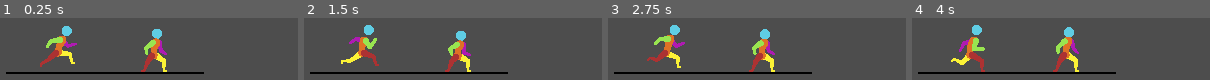
Above: before the commit, frames 1-4 (left to right).
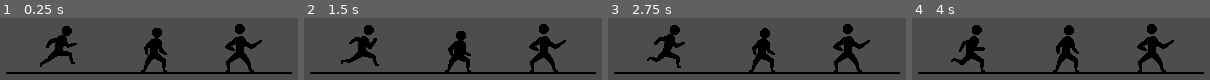
Above: after the commit, the same moments.

Repository: Paraldos/stickfigure
Game: Godot game, scene res://world.tscn
Two runs of this game, one before a commit and one after it. Both use one fixed random seed, a clock stepped at 60 frames per second and the inputs below.
Inputs:
- Up to frame 1 (0.25 s): no input
- Up to frame 2 (1.5 s): no input
- Up to frame 3 (2.75 s): no input
- Up to frame 4 (4 s): no input

The runs differ from the first frame. In frame 1, 9.7% of the frame differs, in the area x 13-98%, y 9-91%; in frame 2, 9.6%; in frame 3, 9.7%; in frame 4, 10%.

Commit message:
punch animation

Diff:
--- a/stickman.gd
+++ b/stickman.gd
@@ -1,13 +1,15 @@
 extends Node2D
 
-enum Anim {IDLE, RUN}
+enum Anim {IDLE, RUN, PUNCH}
 @onready var animation_player: AnimationPlayer = %AnimationPlayer
 
-@export var animation : Anim
+@export var play_animation : Anim
 
 func _ready() -> void:
-	match animation:
+	match play_animation:
 		Anim.IDLE:
 			animation_player.play("idle")
 		Anim.RUN:
 			animation_player.play("run")
+		Anim.PUNCH:
+			animation_player.play("punch")
--- a/stickman.tscn
+++ b/stickman.tscn
@@ -11,8 +11,8 @@
 point_count = 2
 
 [sub_resource type="Curve" id="Curve_svxu1"]
-_data = [Vector2(0, 1), 0.0, 0.0, 0, 0, Vector2(0.6, 0.7), 0.0, 0.0, 0, 0, Vector2(1, 0.8), 0.0, 0.0, 0, 0]
-point_count = 3
+_data = [Vector2(0, 1), 0.0, 0.0, 0, 0, Vector2(1, 0.7), 0.0, 0.0, 0, 0]
+point_count = 2
 
 [sub_resource type="Curve" id="Curve_novh3"]
 _data = [Vector2(0, 0.3), 0.0, 0.0, 0, 0, Vector2(1, 1), 0.0, 0.0, 0, 0]
@@ -34,7 +34,7 @@
 "times": PackedFloat32Array(0),
 "transitions": PackedFloat32Array(1),
 "update": 0,
-"values": [Vector2(0, 0)]
+"values": [Vector2(0, -2)]
 }
 tracks/1/type = "value"
 tracks/1/imported = false
@@ -58,7 +58,7 @@
 "times": PackedFloat32Array(0),
 "transitions": PackedFloat32Array(1),
 "update": 0,
-"values": [PackedVector2Array(10, 12, 6, 8, 0, 0)]
+"values": [PackedVector2Array(10, 12, 6, 8, 3, 0)]
 }
 tracks/3/type = "value"
 tracks/3/imported = false
@@ -70,7 +70,7 @@
 "times": PackedFloat32Array(0),
 "transitions": PackedFloat32Array(1),
 "update": 0,
-"values": [PackedVector2Array(-10, 12, -10, 6, 0, 0)]
+"values": [PackedVector2Array(-10, 12, -10, 6, -3, -1)]
 }
 tracks/4/type = "value"
 tracks/4/imported = false
@@ -82,7 +82,7 @@
 "times": PackedFloat32Array(0),
 "transitions": PackedFloat32Array(1),
 "update": 0,
-"values": [PackedVector2Array(12, 30, 8, 30, 8, 20, -2, 14)]
+"values": [PackedVector2Array(11, 30, 8, 30, 8, 20, 0, 14)]
 }
 tracks/5/type = "value"
 tracks/5/imported = false
@@ -94,7 +94,7 @@
 "times": PackedFloat32Array(0),
 "transitions": PackedFloat32Array(1),
 "update": 0,
-"values": [PackedVector2Array(-14, 30, -12, 30, -8, 20, -2, 14)]
+"values": [PackedVector2Array(-14, 30, -12, 30, -8, 20, -4, 14)]
 }
 
 [sub_resource type="Animation" id="Animation_4cfxp"]
@@ -110,7 +110,7 @@
 "times": PackedFloat32Array(0, 0.5),
 "transitions": PackedFloat32Array(1, 1),
 "update": 0,
-"values": [Vector2(0, 0), Vector2(0, 4)]
+"values": [Vector2(0, -2), Vector2(0, 4)]
 }
 tracks/1/type = "value"
 tracks/1/imported = false
@@ -146,7 +146,7 @@
 "times": PackedFloat32Array(0, 0.5),
 "transitions": PackedFloat32Array(1, 1),
 "update": 0,
-"values": [PackedVector2Array(-10, 12, -10, 6, -3, 0), PackedVector2Array(-8, 14, -10, 8, -3, 4)]
+"values": [PackedVector2Array(-10, 12, -10, 6, -3, -1), PackedVector2Array(-8, 14, -10, 8, -3, 3)]
 }
 tracks/4/type = "value"
 tracks/4/imported = false
@@ -251,24 +251,104 @@
 "values": [PackedVector2Array(12, 8, 2, 8, 4, 0), PackedVector2Array(0, 14, -6, 8, 4, 0), PackedVector2Array(-12, 12, - …(284 unchanged characters)…
 }
 
+[sub_resource type="Animation" id="Animation_qlvw8"]
+resource_name = "punch"
+length = 1.2
+loop_mode = 1
+tracks/0/type = "value"
+tracks/0/imported = false
+tracks/0/enabled = true
+tracks/0/path = NodePath("Front/FrontLeg:points")
+tracks/0/interp = 1
+tracks/0/loop_wrap = true
+tracks/0/keys = {
+"times": PackedFloat32Array(0, 0.2, 0.4, 0.5, 0.70000005, 0.9, 1.1, 1.2),
+"transitions": PackedFloat32Array(1, 1, 1, 1, 1, 1, 1, 1),
+"update": 0,
+"values": [PackedVector2Array(-17, 30, -15, 30, -13, 21, -4, 15), PackedVector2Array(-17, 30, -15, 30, -16, 21, -7, 14), PackedVector2Array(-17, 30, -15, 30, -16, 21, -7, 14), PackedVector2Array(-14, 31, -15, 29, -6, 21, 3, 14), PackedVector2Array(-14, 31, -15, 29, -5, 22, 2.9999995, 15), PackedVector2Array(-15, 31, -17, 31, -5, 22, 0, 15), PackedVector2Array(-14, 31, -18, 31, -8, 23, -6, 16), PackedVector2Array(-17, 30, -15, 30, -13, 21, -4, 15)]
+}
+tracks/1/type = "value"
+tracks/1/imported = false
+tracks/1/enabled = true
+tracks/1/path = NodePath("Back/BackLeg:points")
+tracks/1/interp = 1
+tracks/1/loop_wrap = true
+tracks/1/keys = {
+"times": PackedFloat32Array(0, 0.2, 0.4, 0.5, 0.7, 0.9, 1.1, 1.2),
+"transitions": PackedFloat32Array(1, 1, 1, 1, 1, 1, 1, 1),
+"update": 0,
+"values": [PackedVector2Array(8, 30, 7, 30, 5, 20, 0, 15), PackedVector2Array(9, 30, 7, 30, 4, 21, -1, 15), PackedVector2Array(9, 30, 7, 30, 4, 21, -1, 15), PackedVector2Array(10, 30, 7, 30, 13, 21, 7, 16), PackedVector2Array(10, 30, 7, 30, 13, 21, 7, 17), PackedVector2Array(10, 30, 7, 30, 10, 20, 4, 16), PackedVector2Array(7, 30, 5, 30, 2, 21, -3, 15), PackedVector2Array(8, 30, 7, 30, 5, 20, 0, 15)]
+}
+tracks/2/type = "value"
+tracks/2/imported = false
+tracks/2/enabled = true
+tracks/2/path = NodePath("Back/BackArm:points")
+tracks/2/interp = 1
+tracks/2/loop_wrap = true
+tracks/2/keys = {
+"times": PackedFloat32Array(0, 0.2, 0.4, 0.5, 0.7, 0.9, 1.1, 1.2),
+"transitions": PackedFloat32Array(1, 1, 1, 1, 1, 1, 1, 1),
+"update": 0,
+"values": [PackedVector2Array(11, 1, 5, 10, 3, 2), PackedVector2Array(17, 0, 8, 6, -1, 1), PackedVector2Array(17, 0, 8, 6, -1, 1), PackedVector2Array(0, 11, -1, 5, 10, 1), PackedVector2Array(0, 8, 0, -1, 10, 1), PackedVector2Array(4, 12, 0, 5, 7, 0), PackedVector2Array(-4, 15, -9, 9, -2, 0), PackedVector2Array(11, 1, 5, 10, 3, 2)]
+}
+tracks/3/type = "value"
+tracks/3/imported = false
+tracks/3/enabled = true
+tracks/3/path = NodePath("Front/FrontArm:points")
+tracks/3/interp = 1
+tracks/3/loop_wrap = true
+tracks/3/keys = {
+"times": PackedFloat32Array(0, 0.2, 0.4, 0.5, 0.7, 0.9, 1.1, 1.2),
+"transitions": PackedFloat32Array(1, 1, 1, 1, 1, 1, 1, 1),
+"update": 0,
+"values": [PackedVector2Array(-9, 11, -12, 5, -3, -1), PackedVector2Array(-10, 9, -17, 6, -7, -1), PackedVector2Array(-10, 9, -17, 6, -7, -1), PackedVector2Array(38, 5, 30, 3, 17, 4), PackedVector2Array(30, 13, 29, 6, 18, 4), PackedVector2Array(21, 13, 22, 5, 15, 0), PackedVector2Array(8, 10, 3, 8, 1, 0), PackedVector2Array(-9, 11, -12, 5, -3, -1)]
+}
+tracks/4/type = "value"
+tracks/4/imported = false
+tracks/4/enabled = true
+tracks/4/path = NodePath("Torso:points")
+tracks/4/interp = 1
+tracks/4/loop_wrap = true
+tracks/4/keys = {
+"times": PackedFloat32Array(0, 0.2, 0.4, 0.5, 0.7, 0.9, 1.1, 1.2),
+"transitions": PackedFloat32Array(1, 1, 1, 1, 1, 1, 1, 1),
+"update": 0,
+"values": [PackedVector2Array(0, 0, -2, 7, -2, 14), PackedVector2Array(-3, 0, -4, 7, -4, 14), PackedVector2Array(-3, 0, -4, 7, -4, 14), PackedVector2Array(13, 4, 7, 7, 3, 14), PackedVector2Array(15, 4, 8, 8, 3, 15), PackedVector2Array(11, 1, 6, 6, 2, 14), PackedVector2Array(0, 1, -3, 7, -4, 14), PackedVector2Array(0, 0, -2, 7, -2, 14)]
+}
+tracks/5/type = "value"
+tracks/5/imported = false
+tracks/5/enabled = true
+tracks/5/path = NodePath("Head:position")
+tracks/5/interp = 1
+tracks/5/loop_wrap = true
+tracks/5/keys = {
+"times": PackedFloat32Array(0, 0.2, 0.4, 0.5, 0.7, 0.9, 1.1, 1.2),
+"transitions": PackedFloat32Array(1, 1, 1, 1, 1, 1, 1, 1),
+"update": 0,
+"values": [Vector2(0, -3), Vector2(-5, -3), Vector2(-5, -3), Vector2(21, 4), Vector2(22, 8), Vector2(17, 4), Vector2(0, -1), Vector2(0, -3)]
+}
+
 [sub_resource type="AnimationLibrary" id="AnimationLibrary_b51kg"]
 _data = {
 &"RESET": SubResource("Animation_novh3"),
 &"idle": SubResource("Animation_4cfxp"),
+&"punch": SubResource("Animation_qlvw8"),
 &"run": SubResource("Animation_b51kg")
 }
 
 [node name="Stickman2" type="Node2D"]
+modulate = Color(0, 0, 0, 1)
 script = ExtResource("1_4cfxp")
 
 [node name="Head" type="Polygon2D" parent="."]
+position = Vector2(0, -2)
 color = Color(0.37254903, 0.8039216, 0.89411765, 1)
 polygon = PackedVector2Array(-4, -11, -1, -14, 3, -14, 6, -11, 6, -7, 3, -4, -1, -4, -4, -7)
 
 [node name="Back" type="Node2D" parent="."]
 
 [node name="BackArm" type="Line2D" parent="Back"]
-points = PackedVector2Array(10, 12, 6, 8, 0, 0)
+points = PackedVector2Array(10, 12, 6, 8, 3, 0)
 width = 6.0
 width_curve = SubResource("Curve_jmdll")
 default_color = Color(0.6862745, 0.101960786, 0.69803923, 1)
@@ -278,7 +358,7 @@
 metadata/_edit_lock_ = true
 
 [node name="BackLeg" type="Line2D" parent="Back"]
-points = PackedVector2Array(12, 30, 8, 30, 8, 20, -2, 14)
+points = PackedVector2Array(11, 30, 8, 30, 8, 20, 0, 14)
 width = 7.0
 width_curve = SubResource("Curve_b51kg")
 default_color = Color(0.9843137, 0.9490196, 0.21176471, 1)
@@ -289,7 +369,6 @@
 
 [node name="Torso" type="Line2D" parent="."]
 points = PackedVector2Array(0, 0, -2, 8, -2, 14)
-width = 9.0
 width_curve = SubResource("Curve_svxu1")
 default_color = Color(0.8745098, 0.44313726, 0.14901961, 1)
 joint_mode = 2
@@ -300,7 +379,7 @@
 [node name="Front" type="Node2D" parent="."]
 
 [node name="FrontLeg" type="Line2D" parent="Front"]
-points = PackedVector2Array(-14, 30, -12, 30, -8, 20, -2, 14)
+points = PackedVector2Array(-14, 30, -12, 30, -8, 20, -4, 14)
 width = 7.0
 width_curve = SubResource("Curve_novh3")
 default_color = Color(0.6745098, 0.19607843, 0.19607843, 1)
@@ -310,7 +389,7 @@
 metadata/_edit_lock_ = true
 
 [node name="FrontArm" type="Line2D" parent="Front"]
-points = PackedVector2Array(-10, 12, -10, 6, 0, 0)
+points = PackedVector2Array(-10, 12, -10, 6, -3, -1)
 width = 6.0
 width_curve = SubResource("Curve_4cfxp")
 default_color = Color(0.6, 0.8980392, 0.3137255, 1)
--- a/world.tscn
+++ b/world.tscn
@@ -9,4 +9,8 @@
 
 [node name="Stickman3" parent="." instance=ExtResource("2_fj7yv")]
 position = Vector2(72, 32)
-animation = 1
+play_animation = 1
+
+[node name="Stickman4" parent="." instance=ExtResource("2_fj7yv")]
+position = Vector2(256, 32)
+play_animation = 2
Not shown: 1 places in stickman.tscn that only renumber resources
